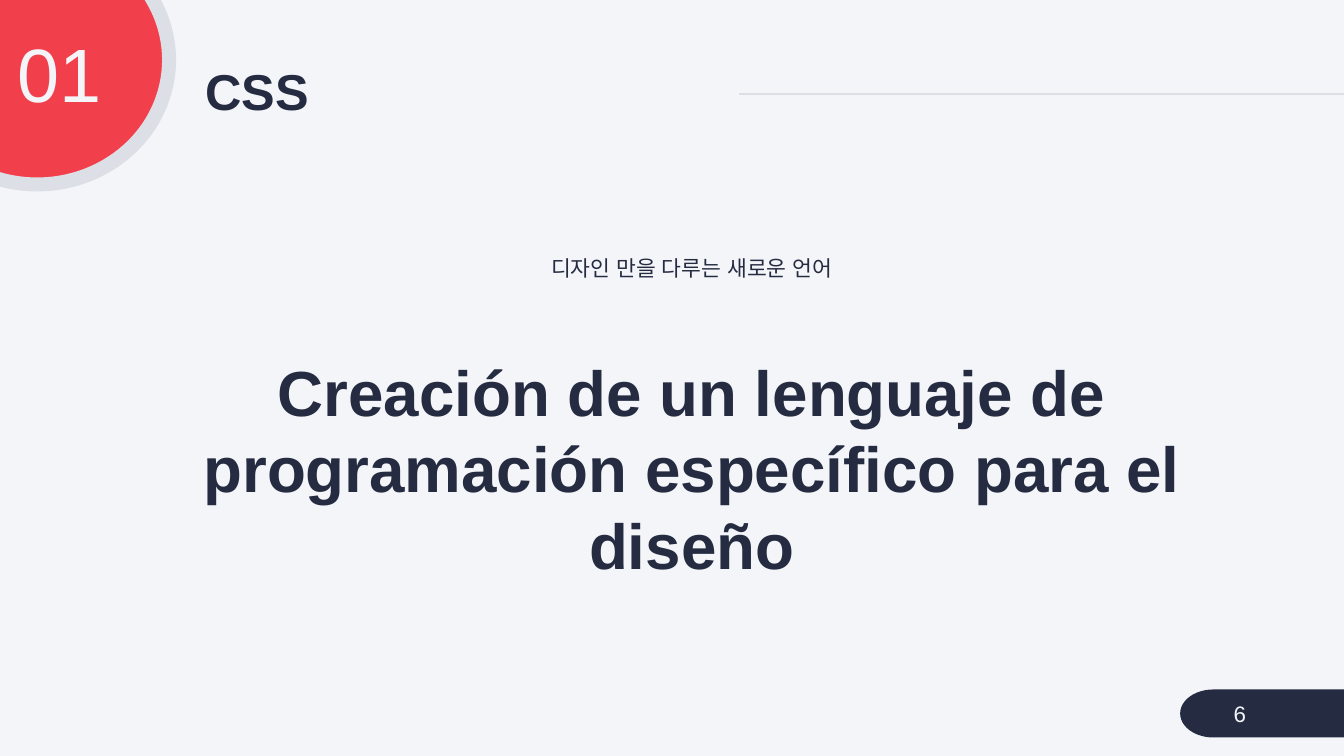
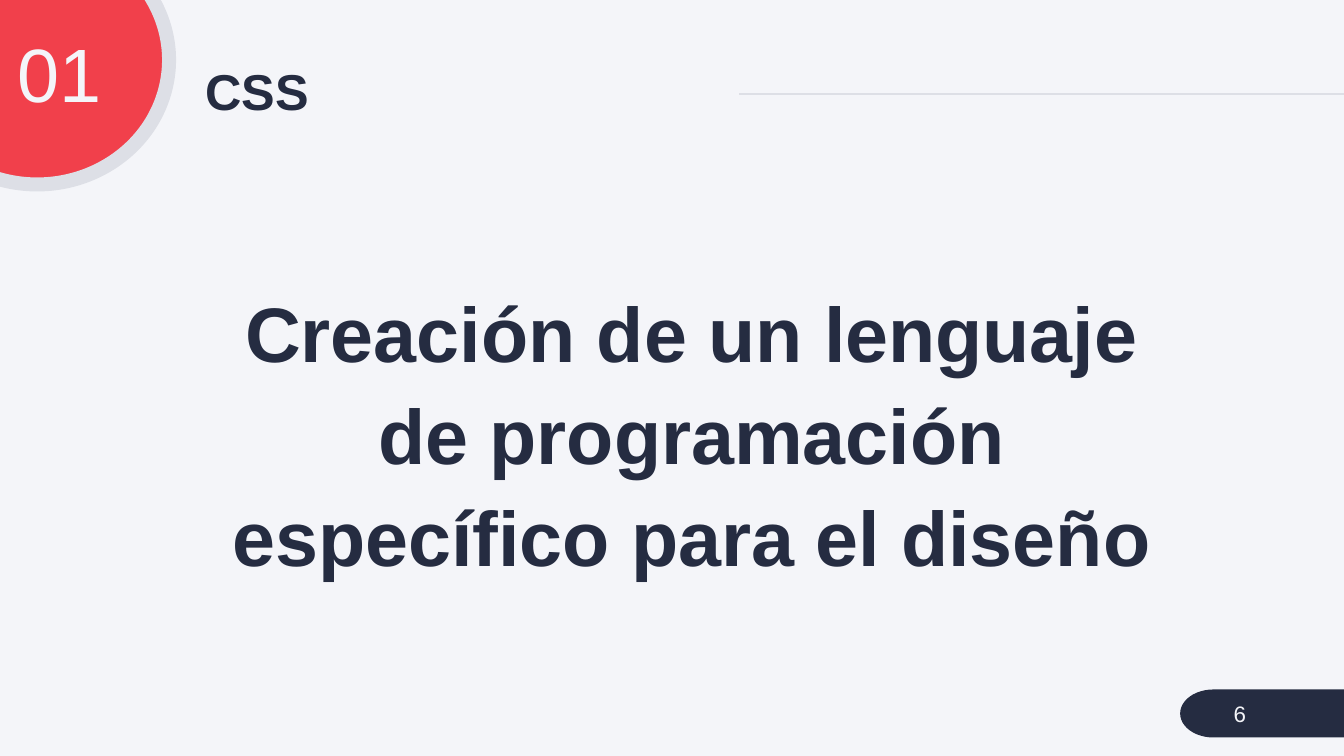
Before and after one commit to cialafamilia/practica, a slide deck: slide 6 of ppt/1908 CSS.pptx. Drawn at 1344x756 pixels with LibreOffice and Linux fonts; fonts in the diff are those of the drawing. Boxes give left, top, right and bottom in pixels: in the first picture for what was removed or moved away, otherwise in the second. Text is boxed around its words. In the diff, an @@ line names an element or a change of style, - is before the commit and + after.

```diff
--- a/ppt/1908 CSS.pptx
+++ b/ppt/1908 CSS.pptx
@@ text "Creación de un lenguaje de ..." at (x1=232, y1=305, x2=1150, y2=581): size 45.5 to 55.2 pt; line spacing 1 to 1.1 @@
@@ text at (x1=551, y1=258, x2=833, y2=278): paragraph removed @@
-디자인 만을 다루는 새로운 언어
```
Also in this commit, not shown: 21 other slides changed, 5 other files.
